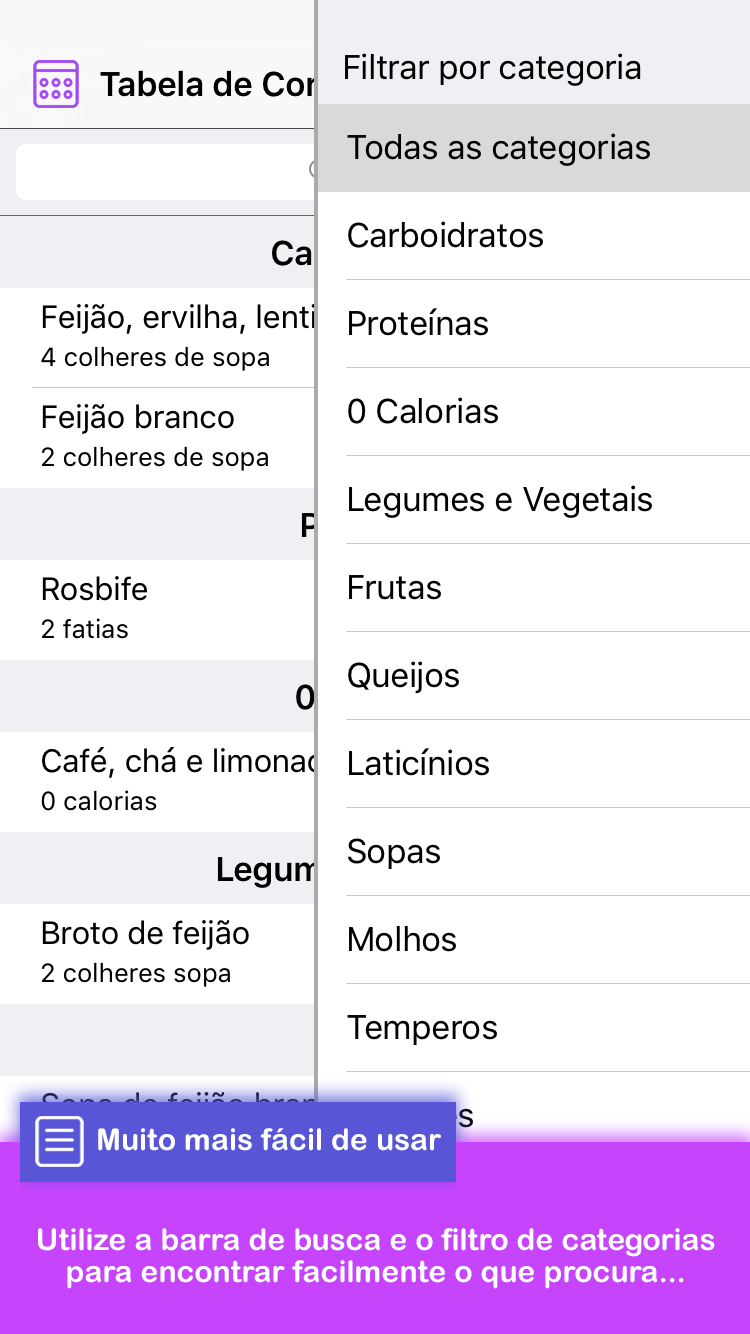
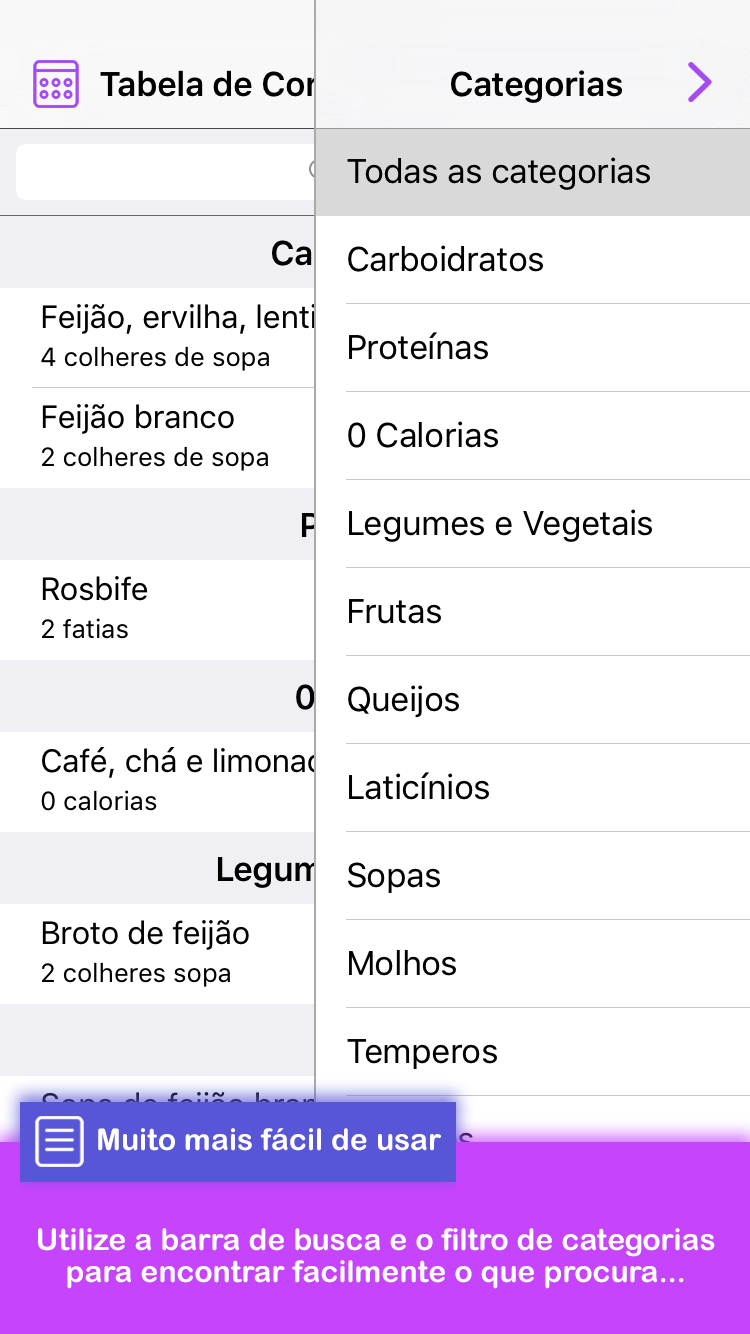
Revision of a layered 750px x 1334px image; what changed, layer by layer:
renamed "Simulator Screen Shot 23 de fev de 2016 09.14.43" to "Simulator Screen Shot 24 de fev de 2016 00.25.11", painted on it over [0, 0, 750, 1142]
